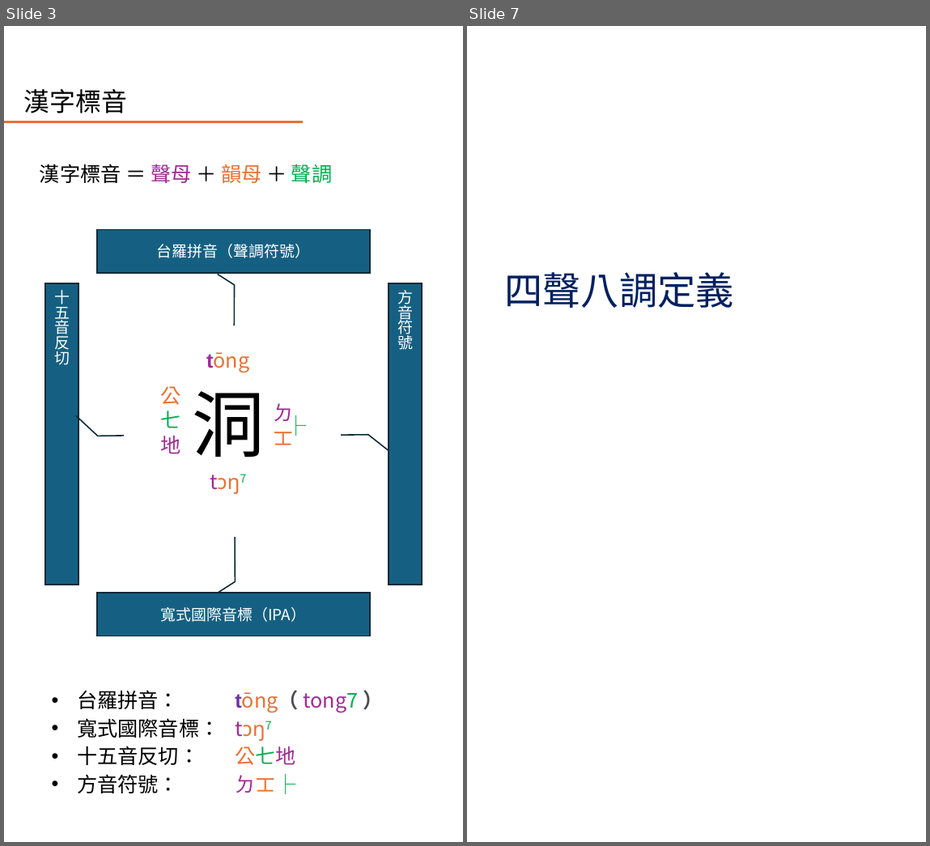
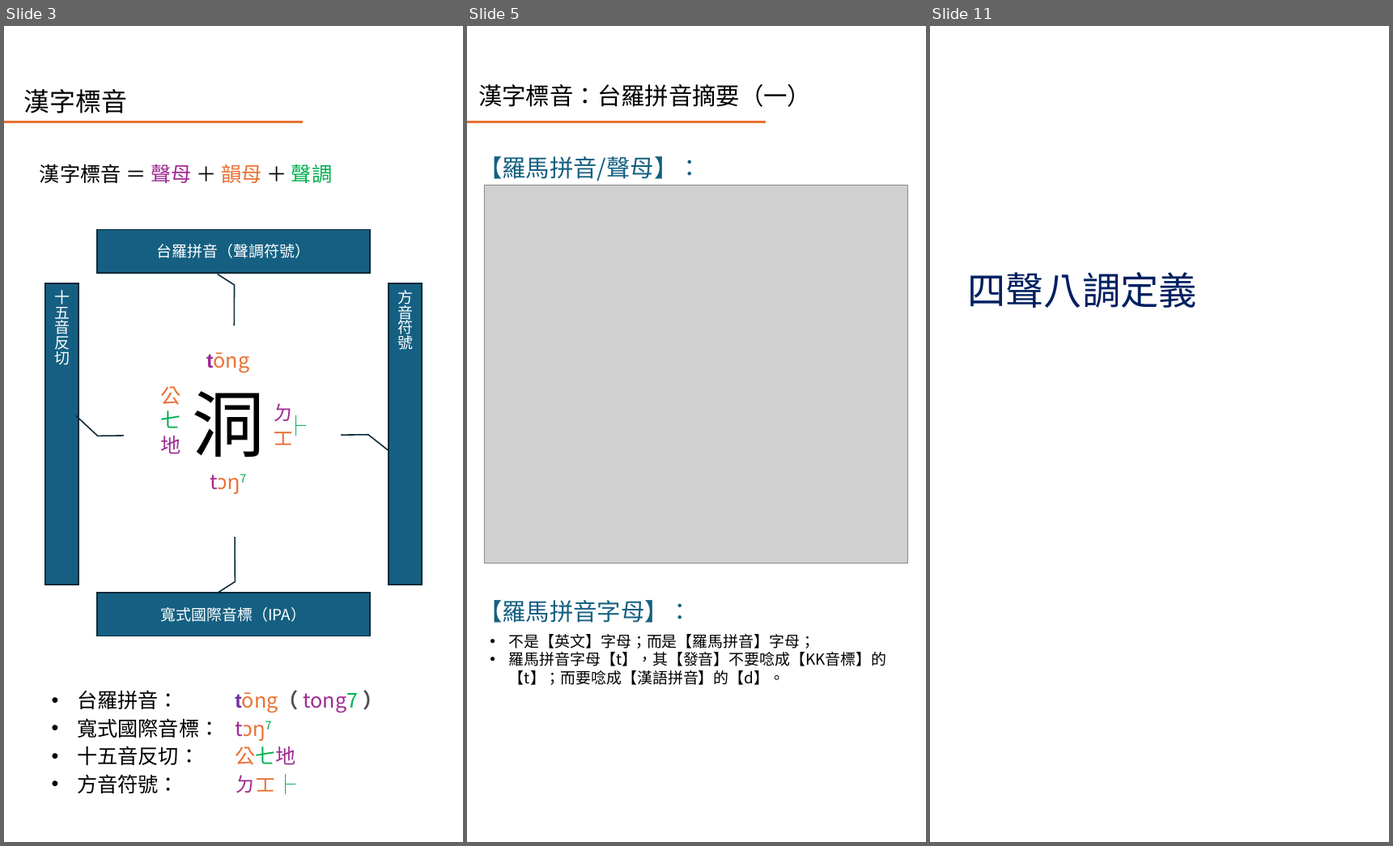
Before and after one commit to AlanJui/Piau-Im, a slide deck: Documents/十五音教材/閩南語之四聲八調與變調規則.pptx. Shown side by side, each under a label of ours: slides 3 and 7 before the commit, slides 3, 5 and 11 after it; the slides between them are not shown. The pictures are 930x846 and 1393x846 pixels, drawn with LibreOffice and Linux fonts; fonts in the diff are those of the drawing; grey boxes stand for pictures. Boxes give left, top, right and bottom in pixels: in the first picture for what was removed or moved away, otherwise in the second. Text is boxed around its words. In the diff, an @@ line names an element or a change of style, - is before the commit and + after.

```diff
--- a/Documents/十五音教材/閩南語之四聲八調與變調規則.pptx
+++ b/Documents/十五音教材/閩南語之四聲八調與變調規則.pptx
@@ slide 5 added at [467, 26, 926, 842], background #FFFFFF; not listed: 1 template element that a slide beside it also shows @@
@@ title added at [478, 84, 811, 107], 28 pt, text #000000 @@
+漢字標音：台羅拼音摘要（一）
@@ text added at [478, 156, 702, 182], 28 pt, text #156082 @@
+【羅馬拼音/聲母】：
@@ picture added at [484, 186, 908, 563] @@
@@ text added at [478, 600, 692, 623], 28 pt, text #156082 @@
+【羅馬拼音字母】：
@@ text added at [509, 634, 887, 685], 18 pt, text #000000 @@
+• 不是【英文】字母；而是【羅馬拼音】字母；
+• 羅馬拼音字母【t】，其【發音】不要唸成【KK音標】的【t】；而要唸成【漢語拼音】的【d】。
@@ what was slide 7 is now slide 11 @@
```
Also in this commit, not shown: 4 slides changed, 5 other slides added, 27 other files.
